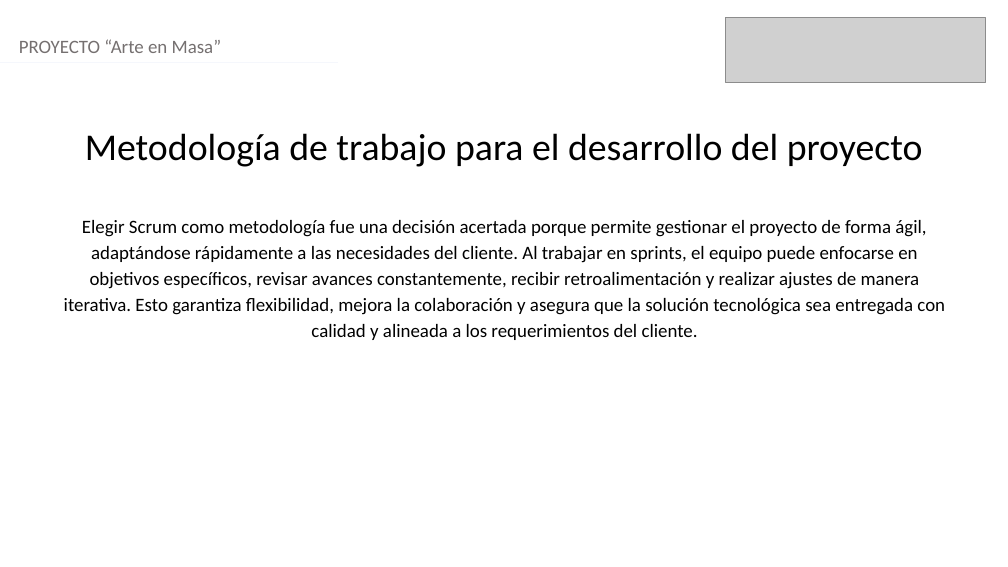
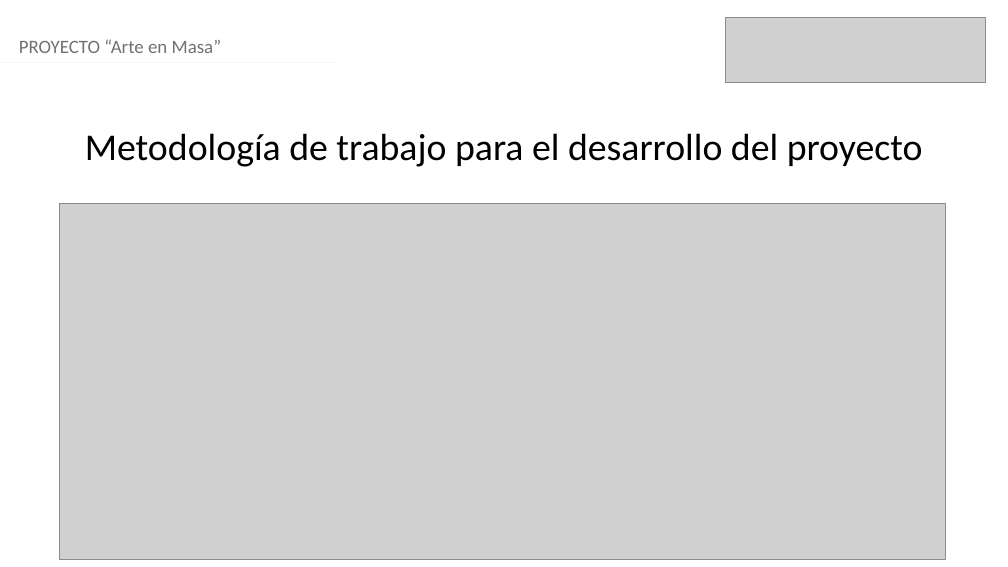
Before and after one commit to Tizz27/2024_2_Po_03D_Capstone_Grupo_4, a slide deck: slide 6 of Fase 2/Evidencias proyecto/Presentacion Final Arte en Masa.pptx. Drawn at 1008x567 pixels with LibreOffice and Linux fonts; fonts in the diff are those of the drawing; grey boxes stand for pictures. Boxes give left, top, right and bottom in pixels: in the first picture for what was removed or moved away, otherwise in the second. Text is boxed around its words. In the diff, an @@ line names an element or a change of style, - is before the commit and + after.

```diff
--- a/Fase 2/Evidencias proyecto/Presentacion Final Arte en Masa.pptx
+++ b/Fase 2/Evidencias proyecto/Presentacion Final Arte en Masa.pptx
@@ picture added at box(59, 203, 946, 560) @@
@@ text removed at box(64, 220, 945, 340) @@
-Elegir Scrum como metodología fue una decisión acertada porque permite gestionar el proyecto de forma ágil, adaptándose rápidamente a las necesidades del cliente. Al trabajar en sprints, el equipo puede enfocarse en objetivos específicos, revisar avances constantemente, recibir retroalimentación y realizar ajustes de manera iterativa. Esto garantiza flexibilidad, mejora la colaboración y asegura que la solución tecnológica sea entregada con calidad y alineada a los requerimientos del cliente.
```
Also in this commit, not shown: 6 other slides changed, 6 other files.
